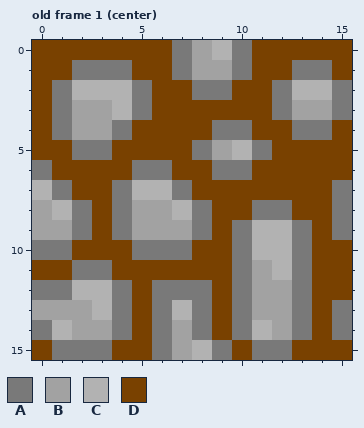
Pixel-art file -- src/assets/sprites/world/cliff.aseprite. Above: the version before the commit.
16x16 pixels, 17 frames. Shown: old frame 1 (center). The commit also changed other frames, which this record leaves out.
Palette (. is transparent): A #797979  B #a2a2a2  C #b2b2b2  D #794100
Pixels before, old frame 1 (center), first column x 0:
 0 DDDDDDDABCADDDDD
 1 DDAAADDABBADDAAD
 2 DACCCADDAADDACCA
 3 DABBCADDDDDDABBA
 4 DABBADDDDAADDAAD
 5 DDAADDDDABCADDDD
 6 ADDDDAADDAADDDDD
 7 CADDACCADDDDDDDA
 8 BCADABBCADDAADDA
 9 BBADABBBADACCADA
10 AADDDAAADDACCADD
11 DDAADDDDDDABCADD
12 AACCADAAADABBADD
13 BBBCADACADABBADA
14 ACBBADABADACBADA
15 DAAADDABCADAADDD
The same view after the edit:
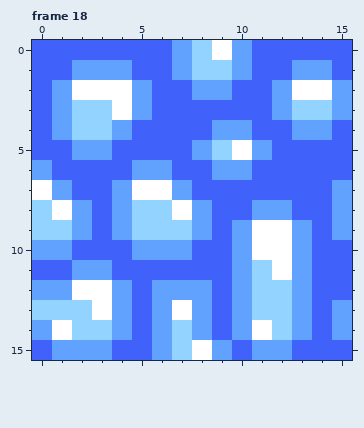
A new or re-ordered frame is compared with the old frame closest to it.
Commit: add ice tiles
The exact change:
{"change": "frames 17 -> 34"}
{"colour":"A","old":"#797979","new":"#61a2ff"}
{"colour":"B","old":"#a2a2a2","new":"#92d3ff"}
{"colour":"C","old":"#b2b2b2","new":"#ffffff"}
{"colour":"D","old":"#794100","new":"#4161fb"}
{"label":"changed","picture_box":[32,40,352,360]}
